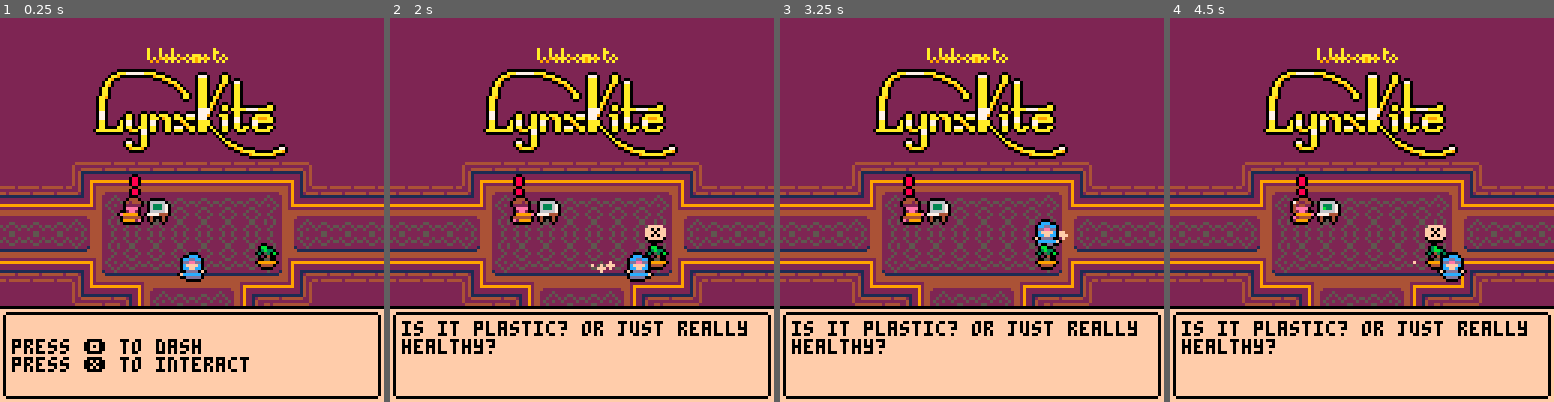
Above: before the commit, frames 1-4 (left to right).
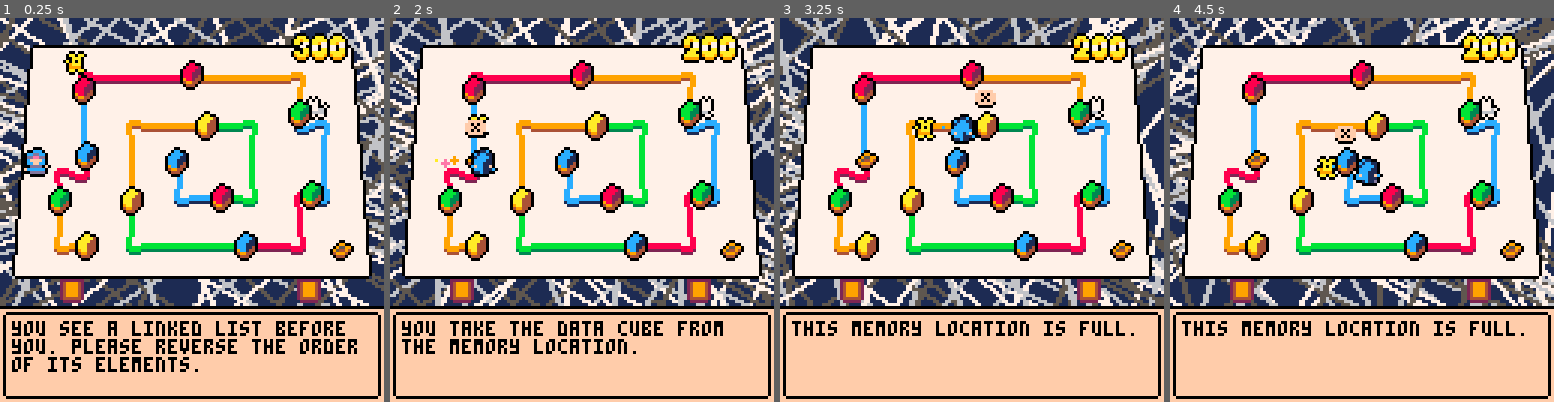
Above: after the commit, the same moments.

Repository: darabos/lynxkite-interview-pico8
Game: PICO-8 cartridge lynxkite.p8
Same seed, same stepped clock (60 frames per second), same inputs: the game is played once before the commit and once after it.
Inputs:
- Up to frame 1 (0.25 s): no input
- Up to frame 2 (2 s): tap X (X key) at 0.33, 1.07, 1.85 s; tap O (Z key) at 0.7, 1.7 s; hold Right from 1.6 s (still down)
- Up to frame 3 (3.25 s): release Right at 2.1 s; tap O (Z key) at 2.1, 2.5, 2.9 s; hold Up 2.15-2.42 s; hold Right 2.47-3.03 s; tap X (X key) at 2.97 s; hold Left from 3.08 s (still down)
- Up to frame 4 (4.5 s): tap O (Z key) at 3.3, 3.7, 4.1 s; release Left at 3.58 s; hold Down 3.63-3.97 s; hold Right from 4.02 s (still down); tap X (X key) at 4.08 s

The runs differ from the first frame. In frame 1, 77% of the frame differs, in the area x 0-100%, y 0-93%; in frame 2, 76%; in frame 3, 75%; in frame 4, 75%.

Commit message:
Memory leaks.

Diff:
--- a/lynxkite.p8
+++ b/lynxkite.p8
@@ -3,7 +3,7 @@
 __lua__
 function _init()
  score=nil
- particles={}
+ particles={y=0,draw=draw_particles}
  last_tick=0
  dialog="\npress 🅾️ to dash\npress ❎ to interact"
  p={
@@ -15,7 +15,7 @@
   draw=draw_player,
   update=update_player,
  }
- into_the_title()
+ into_the_metaverse()
 end
 function into_the_office()
  location="office"
@@ -69,7 +69,7 @@
   end
  end}
  p.alert=daniel
- objects={p,whiteboard,daniel,
+ objects={particles,p,whiteboard,daniel,
  {x=90, y=60, sprite=57,flip=1,draw=dance,
  update=wander,
  interact=function()
@@ -145,7 +145,7 @@
 --  sspr(64,32,)
  end}
  p.alert=desk
- objects={p,desk,logo,
+ objects={particles,p,desk,logo,
  {x=85,y=75,sprite=26,flip=3,
   draw=dance,interact=function()
    dialog="is it plastic? or just really healthy?"
@@ -253,22 +253,24 @@
  end
  pal()
 end
-f=0
-function _draw()
- background()
+function draw_particles()
  foreach(particles,function(p)
   if p.size==nil then p.size=0 end
   if p.life>5 then
    p.size+=0.1
   end
   p.x+=0.25-rnd(0.5)
-  p.y-=rnd(0.5)
+  p.y+=p.vy or -rnd(0.5)
   circfill(p.x,p.y,p.size*p.life,p.color)
   p.life-=1
   if p.life<=0 then
    del(particles,p)
   end
  end)
+end
+f=0
+function _draw()
+ background()
  a=1+f/9
  sortobjects()
  foreach(objects,function(o)
@@ -368,6 +370,7 @@
   elseif location=="metaverse" then
    c=rnd()*8+8
   end
+  particles.y=p.y
   add(particles,{x=p.x+4,y=p.y+6,life=10,color=c})
  end
  if btn(⬅️) then p.x-=s end
@@ -515,19 +518,19 @@
 	 o.y=mid(6,o.y,76)
 	end
 	dialog="you see a linked list before you. please reverse the order of its elements."
- local dog={
+ dog={
   x=21, y=10, sprite=51,flip=0,draw=dance,
   update=update_pet,sfx=11,
   interact=function()
    dialog="you pet the dog."end}
- local cat={
+ cat={
   x=101, y=25, sprite=53,flip=1,draw=dance,
   update=update_pet,sfx=10,
   interact=function()
    dialog="the cat sniffs your hand."end}
  dog.other=cat
  cat.other=dog
- objects={p,cat,dog,
+ objects={particles,p,cat,dog,
   {x=116,y=6,draw=function(s)
     fancynumbers(getscore(),s.x,s.y)
    end},
@@ -557,6 +560,7 @@
   orig_data=data,wires=wires,
   draw=slot_draw,
   interact=slot_interact,
+  update=slot_update,
  }
 end
 function slot_draw(s)
@@ -572,7 +576,12 @@
 end
 function slot_interact(s)
  dialog="looks like a memory location into which a data cube fits."
- if s.data==nil and p.data!=nil then
+ if s==leaking and p.data!=nil then
+  dialog="this memory location is leaking! you must fix it before placing a data cube."
+ elseif s==leaking and p.data==nil then
+  dialog="you fix the memory leak.\nlet's hope the cat or dog won't break it again."
+  leaking=nil
+ elseif s.data==nil and p.data!=nil then
   dialog="you place the data cube into the memory location."
   s.data=p.data
   p.data=nil
@@ -586,6 +595,24 @@
   dialog="this memory location is full."
  end
  score=getscore()
+end
+function slot_update(s)
+ local pets={cat,dog}
+ for i=1,#pets do
+  local p=pets[i]
+  local adx=abs(s.x-p.x)
+  local ady=abs(s.y-p.y)/1.2
+  if s.data==nil
+   and adx+ady<5 then
+   leaking=s
+  end
+ end
+ if s==leaking and rnd(100)<50 then
+  particles.y=s.y
+  add(particles,{
+  x=s.x+4,y=s.y+6,vy=-1-rnd(1),
+  life=12,color=rnd(8)+8})
+ end
 end
 
 function getscore()
